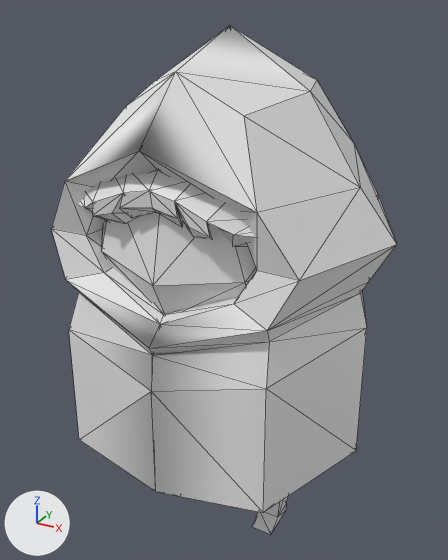
Renders of the glTF model personal-bubble-rpg/Art/Characters3D/player.glb from each side of a commit.
The view is the same before and after, from a 50 mm camera at (1.058, -1.949, 2.06) aimed at (-0.05, 0.067, 1.052). Arrows for +X, +Y and +Z are at lower left; the lights stay in place. Mesh edges are drawn as thin lines. Vertices at the same position are counted once.

The scene before the commit, as lines of its bpy script (objects in view):
```python
mat_material = principled_material('Material')
mat_material.base_color = (0.8, 0.8, 0.8)  # white #e7e7e7
me_cube = bpy.data.meshes.new('Cube')
me_cube.from_pydata(...)  # 196 vertices, 406 faces; spans x -0.63..0.63, y -0.54..0.68, z 0.01..2.01
me_cube.materials.append(mat_material)  # white #e7e7e7
# before: 61 (0.0, -0.53, 0.89) at pixel (151, 391), 62 (-0.39, 0.47, 0.98), 63 (0.0, 0.56, 0.97), 64 (-0.56, 0.0, 1.02), 65 (-0.39, -0.47, 0.99) at pixel (68, 329)
# before: 159 (0.39, 0.47, 0.98), 160 (0.56, 0.0, 1.02) at pixel (366, 327), 161 (0.39, -0.47, 0.99) at pixel (266, 388)
ob_cube = bpy.data.objects.new('Cube', me_cube)
ob_cube.location = (0.0, 0.0, 0.0)
```
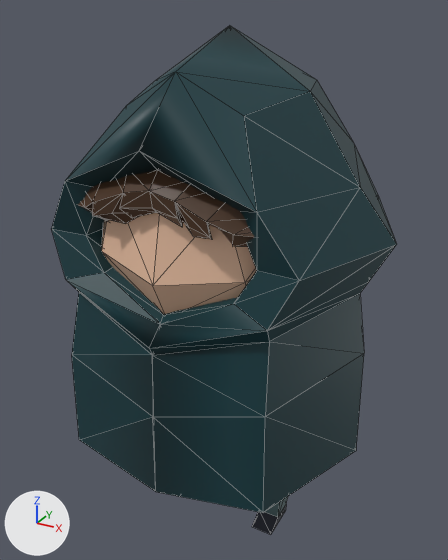
Where the change shows, as pixel boxes (x1, y1, x2, y2) in the pictures (448 x 560 px; the box of a moved part takes in the faces that stretch with it):
'Cube', recoloured, reshaped (white to cyan)
    both: (51, 25, 397, 534)
part 1 of me_cube, moved or reshaped
    before: (69, 292, 367, 513)
    after: (72, 293, 364, 513)
part 2 of me_cube, recoloured (white to cyan)
    both: (51, 25, 397, 355)
part 3 of me_cube, recoloured (white to brown)
    both: (78, 170, 254, 246)
part 4 of me_cube, recoloured
    both: (265, 497, 288, 517)
part 5 of me_cube, recoloured (white to black)
    both: (178, 496, 286, 534)

The change, as a diff of the scene's bpy script:
```diff
--- a/personal-bubble-rpg/Art/Characters3D/player.glb.py
+++ b/personal-bubble-rpg/Art/Characters3D/player.glb.py
@@ mat_material @@
 mat_material = principled_material('Material')
-mat_material.base_color = (0.8, 0.8, 0.8)  # white #e7e7e7
+mat_material.base_color = (0.801, 0.511, 0.354)  # beige #e7bda1
@@ mat_material_002 @@
+mat_material_002 = principled_material('Material.002')
+mat_material_002.base_color = (0.066, 0.0289, 0.0112)  # brown #492f1b
@@ mat_material_003 @@
+mat_material_003 = principled_material('Material.003')
+mat_material_003.base_color = (0.095, 0.161, 0.17)  # dark cyan #577073
@@ mat_material_001 @@
+mat_material_001 = principled_material('Material.001')
+mat_material_001.base_color = (0.00252, 0.0396, 0.0496)  # dark cyan #08383f
@@ mat_material_004 @@
+mat_material_004 = principled_material('Material.004')
+mat_material_004.base_color = (0.0341, 0.0367, 0.0522)  # black #343641
@@ me_cube @@
 me_cube.from_pydata(...)  # 196 vertices, 406 faces; spans x -0.63..0.63, y -0.54..0.68, z 0.01..2.01
 # used by ob_cube; location = (0.0, 0.0, 0.0)
+# me_cube part 1
+for i in [*range(61, 66), 159, 160, 161]: me_cube.vertices[i].co += Vector((0.0, 0.0, -0.1))
+# me_cube part 2: 186 faces spanning x -0.63..0.63, y -0.54..0.68, z 0.39..2.01 switch from mat_material (white #e7e7e7) to mat_material_001 (dark cyan #08383f)
+# me_cube part 3: 100 faces spanning x -0.4..0.4, y -0.5..-0.28, z 1.4..1.63 switch from mat_material (white #e7e7e7) to mat_material_002 (brown #492f1b)
+# me_cube part 4: 20 faces spanning x -0.34..0.34, y -0.11..0.11, z 0.05..0.53 switch from mat_material (white #e7e7e7) to mat_material_003 (dark cyan #577073)
+# me_cube part 5: 20 faces spanning x -0.27..0.27, y -0.11..0.05, z 0.01..0.05 switch from mat_material (white #e7e7e7) to mat_material_004 (black #343641)
```
